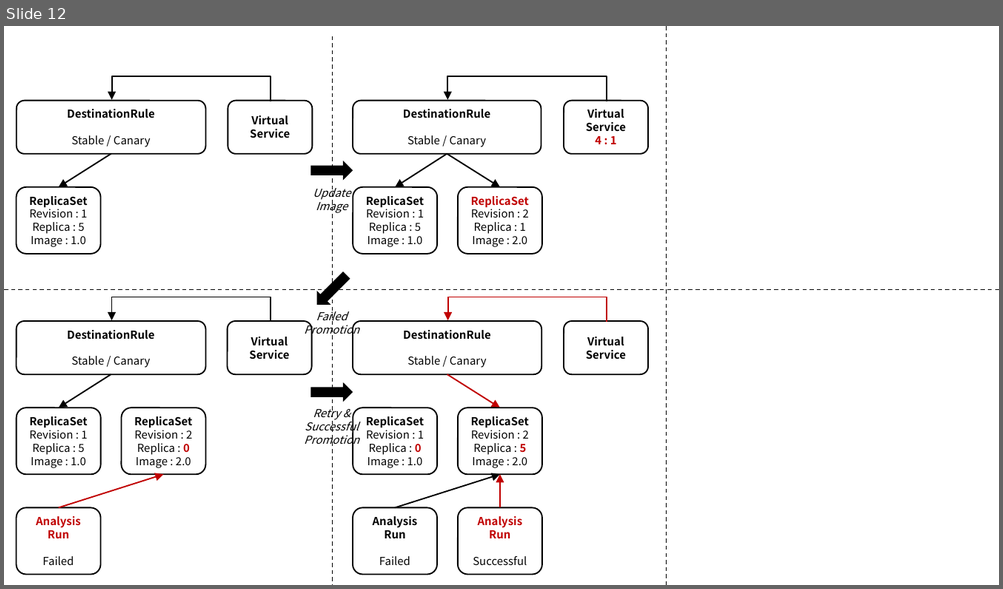
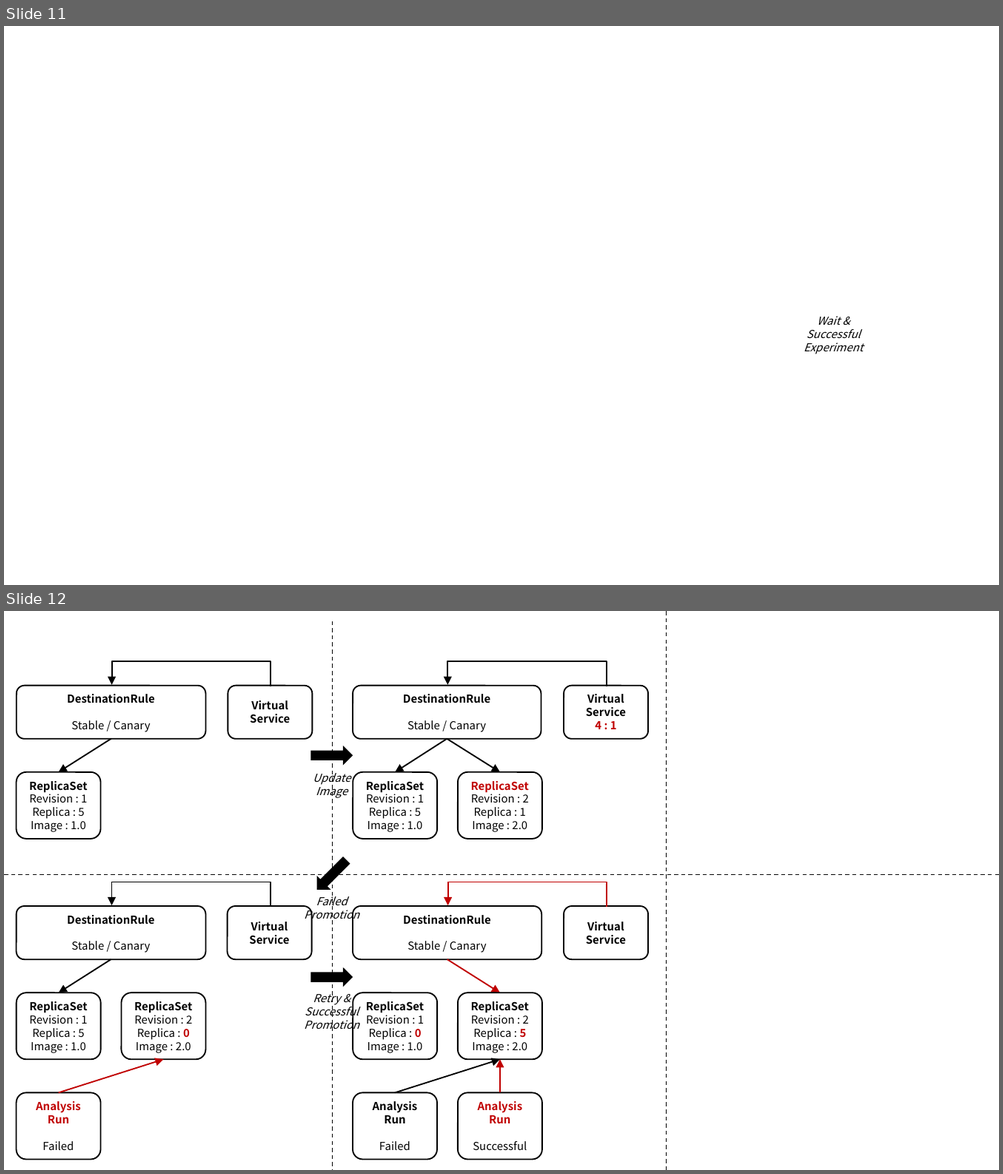
Before and after one commit to ssup2/blog-software, a slide deck: content/docs/theory-analysis/argo-rollouts/images/images.pptx. Shown one above the other, each under a label of ours: slide 12 before the commit, slides 11 and 12 after it. The pictures are 1003x589 and 1003x1174 pixels, drawn with LibreOffice and Linux fonts; fonts in the diff are those of the drawing. Boxes give left, top, right and bottom in pixels: in the first picture for what was removed or moved away, otherwise in the second. Text is boxed around its words. In the diff, an @@ line names an element or a change of style, - is before the commit and + after.

```diff
--- a/content/docs/theory-analysis/argo-rollouts/images/images.pptx
+++ b/content/docs/theory-analysis/argo-rollouts/images/images.pptx
@@ slide 11 added at [4, 26, 999, 585], background #FFFFFF @@
@@ text added at [803, 316, 862, 355], 8 pt, text #000000, italic @@
+Wait & Successful
+Experiment
```
Also in this commit, not shown: 2 slides changed, 1 slide removed, 4 other files.
